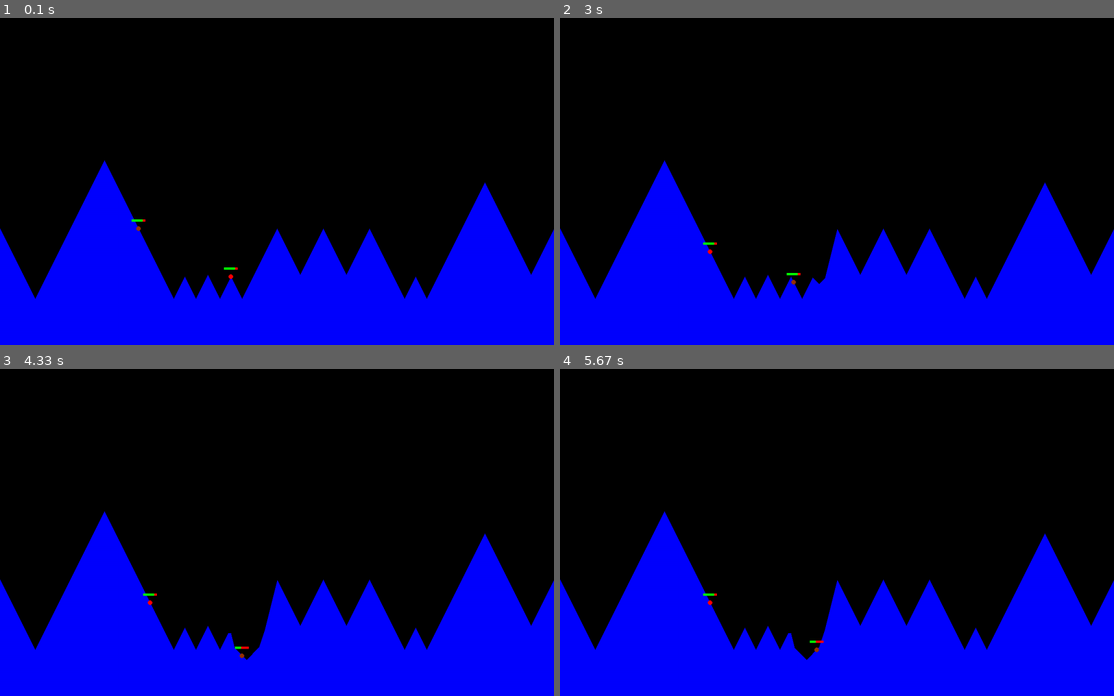
Above: before the commit, frames 1-4 (two rows, left to right).
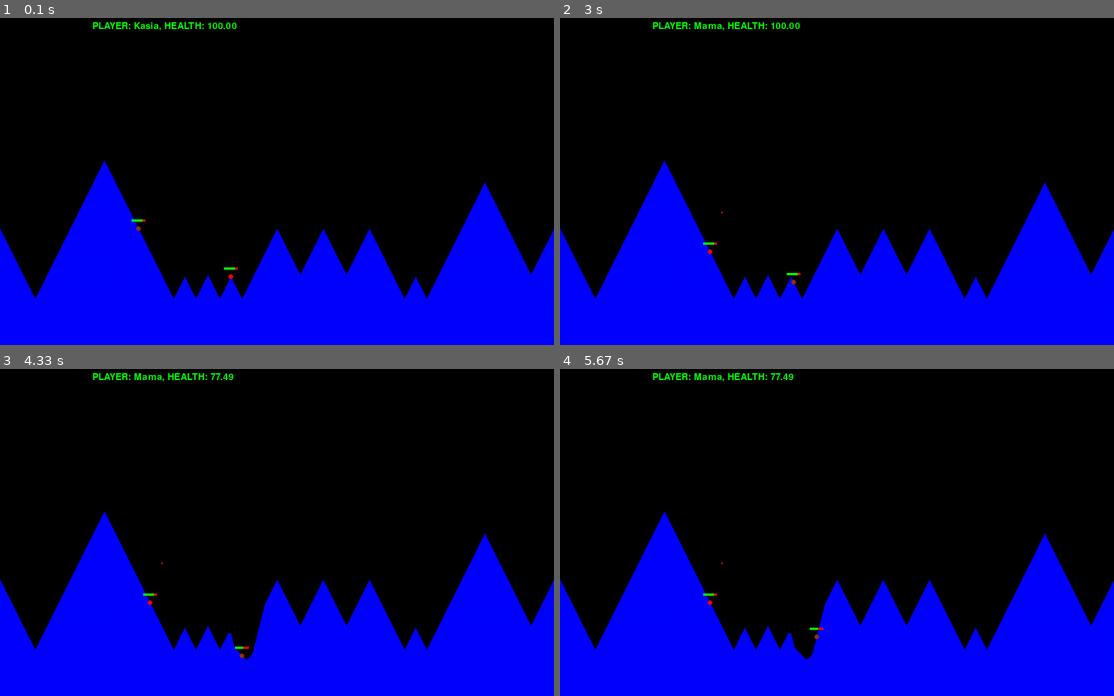
Above: after the commit, the same moments.

Repository: KatKopr/worms_in_pygame
Game: pygame game, started from main.py
The game is run twice, just before and just after one commit, with the same random seed, the same clock (stepped at 60 frames per second) and the same inputs.
Inputs:
- Up to frame 1 (0.1 s): no input
- Up to frame 2 (3 s): hold R 0.33-0.8 s; hold Right 0.33-0.8 s; tap Tab at 0.83 s; hold Right 1.17-1.63 s; hold Right 1.67-2.13 s; hold Left 2.17-2.7 s; hold Left from 2.73 s (still down)
- Up to frame 3 (4.33 s): release Left at 3.13 s; hold Right 3.17-3.8 s; tap R at 3.83 s; hold Left from 4.17 s (still down)
- Up to frame 4 (5.67 s): release Left at 4.63 s; hold Right 4.67-5.13 s; hold Right 5.17-5.63 s

The runs differ from the first frame. In frame 1, 0.3% of the frame differs, in the area x 16-43%, y 1-4%; in frame 2, 0.6%; in frame 3, 0.6%; in frame 4, 0.6%, in the area x 16-51%, y 1-88%.

Commit message:
Add files via upload

Diff:
--- a/control.py
+++ b/control.py
@@ -1,8 +1,8 @@
 #!/usr/bin/env python3
 # -*- coding: utf-8 -*-
 import pygame
-from translate import Translate
 from world import World
+from frame import Frame
 
 class Control:
 
@@ -12,11 +12,12 @@
         self.worms=[]
         self.weapon=1
         self.win=window
-        self.translate=Translate(self.win)
         self.world=[]
         self.events=[]
+        self.frame=Frame(self)
     def start_world(self,gamers):
             self.world = World(self.win, gamers)
+            self.world.add_control(self)
             self.worm_no=0
             self.worm=self.world.worms[self.worm_no]
             self.weapon=1
@@ -25,7 +26,6 @@
                 worm.add_control(self)
             self.worm.color=(150,50,0)
             return self.world
-        #self.weapon_types=(1: "rocket", 2: "bazooka", 3: "granade")
     def change_worm(self):
         if self.worm.health>0:
             self.worm.color=(255,0,0)
@@ -40,9 +40,9 @@
             self.worm.rocket_type=1
 
     def change_coordinates(self, x,y):
-        return self.translate.coordinates(x,y)
+        return (x, self.win.get_height()-y)
 
-    def write(self, text, color, x, y):
-        font = pygame.font.Font(None, 15)
+    def write(self, text, color, x, y, size):
+        font = pygame.font.Font(None, size)
         text = font.render(text, 1, color)
         self.win.blit(text, self.change_coordinates(x,y))
--- /dev/null
+++ b/frame.py
@@ -0,0 +1,22 @@
+#!/usr/bin/env python3
+# -*- coding: utf-8 -*-
+
+class Frame:
+
+    def __init__(self, control):
+        self.control=control
+        self.player=[]
+        self.time_remaining=[]
+
+    def draw(self):
+        self.player=self.control.world.gamers[self.control.worm_no]
+        health=self.control.worm.health/0.008
+        #x=self.control.win.get_width
+        #y=self.control.win.get_height
+        x=200
+        y=700
+        text="PLAYER: "+ self.player +", HEALTH: %.2f" % health
+        self.write(text, x, y, 30)
+
+    def write(self, text, x, y, size):
+        self.control.write(text, (0,255,0), x, y, size)
--- a/main.py
+++ b/main.py
@@ -11,15 +11,14 @@
 
 win = pygame.display.set_mode((1200,800))
 pygame.display.set_caption("The game")
+
 prev_time = time.time()
-#world = World(win)
 
-#worm=0
-#rocket=1
 control=Control(win)
 game=Game(control)
-gamers=("Kasia", "Piob")
+gamers=("Kasia", "Mama")
 game.start(gamers)
+
 while game.running:
     game.run(prev_time)
     prev_time=game.time
--- a/rocket.py
+++ b/rocket.py
@@ -18,11 +18,11 @@
         y = self.y - 0.005*t*t + t
         return (x, y)
 
-    def process_events(self, time_delta, world, terrain):
+    def process_events(self, worm, time_delta, world, terrain):
         self.t += time_delta;
         (x, y) = self.get_pos()
         if terrain.get_level(int(x)) > y:
-            world.remove_rocket(self)
+            worm.remove_rocket(self)
             world.explode(x, y)
 
     def draw(self, window):
--- a/world.py
+++ b/world.py
@@ -4,7 +4,7 @@
 
 from worm import Worm
 from terrain import Terrain
-from rocket import Rocket
+#from rocket import Rocket
 
 class World:
     def __init__(self, window, gamers):
@@ -17,19 +17,13 @@
         self.window=window
         self.control = []
 
-    def add_rocket(self, r):
-        self.rockets.append(r)
-
-    def remove_rocket(self, r):
-        self.rockets = []
-
     def add_control(self, control):
         self.control=control
 
     def process_events(self, time_delta, events, worm):
         self.worms[worm].process_events(time_delta, events, self, self.terrain)
-        for r in self.rockets:
-            r.process_events(time_delta, self, self.terrain)
+        #for r in self.rockets:
+            #r.process_events(time_delta, self, self.terrain)
 
     def explode(self, x, y):
         self.terrain.explode(x, y)
@@ -40,8 +34,9 @@
         self.terrain.draw(window)
         for w in self.worms:
             w.draw(window)
-        for r in self.rockets:
-            r.draw(window)
+        self.control.frame.draw()
+        #for r in self.rockets:
+            #r.draw(window)
         #self.write("Test!", (0,255,0), 100,100)
         #self.write("You are dead!", (255,0,0), worm.x-30, self.window.get_height-worm.y-30)
         #self.write("You are dead!", (0,255,0), 100,100)
--- a/worm.py
+++ b/worm.py
@@ -2,8 +2,6 @@
 
 import pygame
 from rocket import Rocket
-
-
 class Worm:
 
     def __init__(self, x, y, name):
@@ -13,12 +11,19 @@
         self.orientation = 1
         self.color=(255,0,0)
         self.rocket_type=1
+        self.rockets=[]
         self.speed=100
         self.control=[]
         self.name=name
 
     def add_control(self, control):
         self.control=control
+
+    def add_rocket(self, r):
+        self.rockets.append(r)
+
+    def remove_rocket(self, r):
+        self.rockets = []
 
     def process_events(self, time_delta, events, world, terrain):
         keys = pygame.key.get_pressed()
@@ -31,10 +36,13 @@
         self.y = int(terrain.get_level(self.x))
         for event in events:
             if event.type == pygame.KEYDOWN and event.key == ord("r"):
-                world.add_rocket(Rocket(self.x, self.y, self.orientation, self.rocket_type))
+                self.add_rocket(Rocket(self.x, self.y, self.orientation, self.rocket_type))
+        for r in self.rockets:
+            r.process_events(self, time_delta, world, terrain)
 
     def explode(self, x, y, terrain, world):
         p = max(0, 40 - abs(self.x-x) - abs(self.y-y))
+        p = 0.5*p
         self.health = max(0, self.health - p / 100.0)
         if self.health==0:
             #self.control.add_events("dead")
@@ -45,6 +53,8 @@
         pygame.draw.circle(window, self.color, (self.x, window.get_height() - self.y), 5)
         pygame.draw.rect(window, (255,0,0), (self.x-15, window.get_height() - self.y-20, 30, 5))
         pygame.draw.rect(window, (0,255,0), (self.x-15, window.get_height() - self.y-20, int(30*self.health), 5))
+        for r in self.rockets:
+            r.draw(window)
         #pygame.draw.line(window, (255,0,255), (self.x, window.get_height() - self.y), (self.x + self.orientation * 20, window.get_height() - self.y - 20))
 
     def fall(self, terrain):
